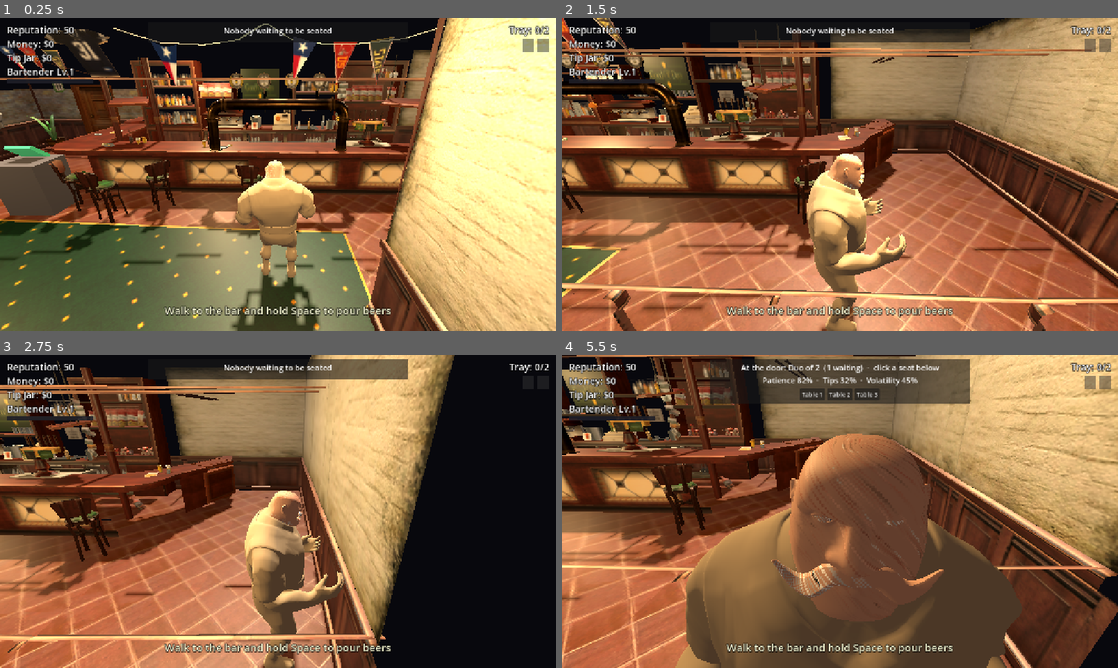
Above: before the commit, frames 1-4 (two rows, left to right).
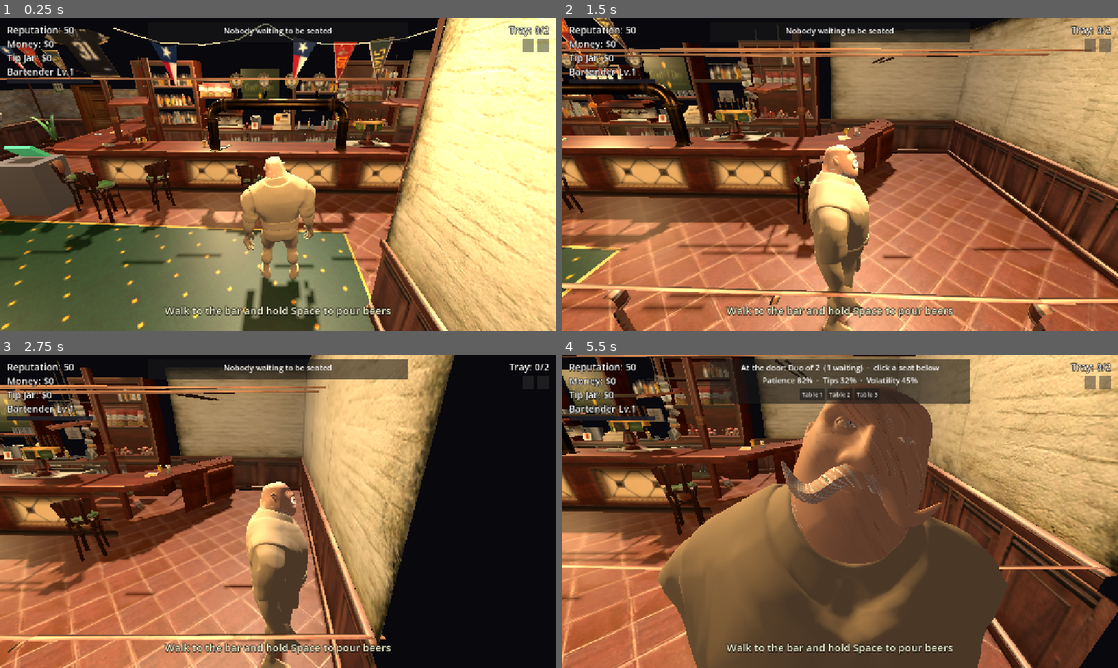
Above: after the commit, the same moments.

Repository: derrxb/puzzles
Game: Godot game, scene res://scenes/Main.tscn
The game is run twice, just before and just after one commit, with the same random seed, the same clock (stepped at 60 frames per second) and the same inputs.
Inputs (mouse positions are in pixels of both pictures, inside the frame that each line leads up to):
- Up to frame 1 (0.25 s): no input
- Up to frame 2 (1.5 s): tap Enter at 0.5 s; move the mouse to (962, 158) at 0.52 s; hold D (move_right) 0.53-1.25 s; hold Space (pour) 0.53-1.25 s; tap Q (dump) at 0.6 s; click (962, 158) at 0.67 s; drag from (728, 190) to (812, 237) at 1.27 s
- Up to frame 3 (2.75 s): move the mouse to (333, 442) at 2.02 s; hold D (move_right) from 2.03 s (still down); hold Space (pour) from 2.03 s (still down); tap Q (dump) at 2.1 s
- Up to frame 4 (5.5 s): release D (move_right) at 2.75 s; release Space (pour) at 2.75 s; drag from (812, 574) to (673, 464) at 2.77 s; tap A (move_left) at 3.5, 5 s; move the mouse to (1006, 558) at 3.52 s; hold A (move_left) 3.53-4.25 s; hold Space (pour) 3.53-4.25 s; drag from (673, 464) to (756, 433) at 4.27 s; move the mouse to (867, 511) at 5.02 s; hold S (move_down) from 5.03 s (still down); hold Space (pour) from 5.03 s (still down); tap Backspace at 5.1 s; click (867, 511) at 5.17 s

The runs differ from the first frame. In frame 1, 2.1% of the frame differs, in the area x 41-57%, y 44-100%; in frame 2, 3.4%; in frame 3, 2.9%; in frame 4, 17%, in the area x 17-83%, y 11-100%.

Commit message:
feat(character): plain idle/pour pose + face the bar when pouring; spill toast
- Arms-down Happy Idle when empty-handed or pouring (was holding an invisible tray)
- Carry pose only when actually holding beers; tray hidden otherwise
- Bartender turns to face the tap while pouring
- Toast notification when a pour overflows (poured too fast)

Co-Authored-By: Claude Opus 4.8 <noreply@anthropic.com>

Diff:
--- a/bar-rush/scripts/player.gd
+++ b/bar-rush/scripts/player.gd
@@ -88,10 +88,13 @@
 # flat colour because that download's body texture is corrupted.
 const BARTENDER := preload("res://assets/bartender_rigged/bartender.fbx")
 const BARTENDER_HEAD_TEX := preload("res://assets/bartender/textures/275e4ba0ff024a3ebfbf5e712c45975d_Headbust_Diff.png")
-# Carry clips: he always holds a tray, so idle = "Carrying tray" (standing with tray),
-# move = "Running with tray". (Plain idle/walk .fbx are still in anims/ if we want them.)
-const BARTENDER_IDLE := preload("res://assets/bartender_rigged/anims/carry_walk.fbx")
-const BARTENDER_WALK := preload("res://assets/bartender_rigged/anims/carry_run.fbx")
+# Four pose clips: plain idle/walk (arms down) for when his hands are empty or he's
+# pouring, and carry idle/move ("Carrying tray" / "Running with tray") when he's holding
+# beers on the tray.
+const BARTENDER_IDLE := preload("res://assets/bartender_rigged/anims/idle.fbx")
+const BARTENDER_WALK := preload("res://assets/bartender_rigged/anims/walk.fbx")
+const BARTENDER_CARRY_IDLE := preload("res://assets/bartender_rigged/anims/carry_walk.fbx")
+const BARTENDER_CARRY_WALK := preload("res://assets/bartender_rigged/anims/carry_run.fbx")
 @export var character_scale := 0.33           # taller (user: too short)
 # Feet-on-floor offset. MEASURED from the actual FOOT BONE in the carry pose (not the
 # bind-pose mesh AABB, which is ~0.7 too low and was floating him): the toe bone sits at
@@ -253,6 +256,8 @@
 	if _char_anim != null:
 		_add_clip(BARTENDER_IDLE, "idle", false)
 		_add_clip(BARTENDER_WALK, "walk", true)
+		_add_clip(BARTENDER_CARRY_IDLE, "carry_idle", false)
+		_add_clip(BARTENDER_CARRY_WALK, "carry_move", true)
 		_char_anim.play("idle")
 		_cur_anim = "idle"
 
@@ -300,10 +305,24 @@
 func _update_character_anim() -> void:
 	if _char_anim == null:
 		return
-	var want := "walk" if Vector2(velocity.x, velocity.z).length() > 0.3 else "idle"
+	var moving := Vector2(velocity.x, velocity.z).length() > 0.3
+	# Carry pose only when actually holding beers AND not pouring; otherwise plain pose
+	# (arms down) so he isn't holding an invisible tray.
+	var show_carry := _carrying_tray()
+	var want: String
+	if moving:
+		want = "carry_move" if show_carry else "walk"
+	else:
+		want = "carry_idle" if show_carry else "idle"
 	if want != _cur_anim:
 		_cur_anim = want
 		_char_anim.play(want, 0.2)
+
+
+# True when the bartender should be shown holding the tray: he has beers and isn't
+# mid-pour at the bar.
+func _carrying_tray() -> bool:
+	return not _tray.is_empty() and _beer_type == -1
 
 
 func _collect_meshes(n: Node) -> Array:
@@ -326,8 +345,8 @@
 func _update_tray_follow() -> void:
 	if _char == null:
 		return
-	$Hold.visible = not _tray.is_empty()
-	if _tray.is_empty():
+	$Hold.visible = _carrying_tray()        # hide when empty-handed or mid-pour
+	if not _carrying_tray():
 		return
 	var yaw := _char.global_rotation.y
 	var fwd := Vector3(sin(yaw), 0.0, cos(yaw))      # the model faces +Z at yaw 0
@@ -524,11 +543,18 @@
 
 	move_and_slide()
 
-	# Turn the bartender to face the way he's walking (the body/camera stay put). This
-	# is what makes movement read naturally instead of sliding sideways.
-	if _char != null and direction.length() > 0.1:
-		var target := atan2(direction.x, direction.z)
-		_char.global_rotation.y = lerp_angle(_char.global_rotation.y, target, clampf(delta * 8.0, 0.0, 1.0))
+	# Turn the bartender to face where he's walking; while pouring (standing at the bar)
+	# turn him to face the tap so the pour reads right.
+	if _char != null:
+		var face_dir := Vector2.ZERO
+		if direction.length() > 0.1:
+			face_dir = Vector2(direction.x, direction.z)
+		elif _beer_type != -1:
+			var to_tap := _active_tap_world - _char.global_position
+			face_dir = Vector2(to_tap.x, to_tap.z)
+		if face_dir.length() > 0.1:
+			var target := atan2(face_dir.x, face_dir.y)
+			_char.global_rotation.y = lerp_angle(_char.global_rotation.y, target, clampf(delta * 8.0, 0.0, 1.0))
 
 
 # ------------------------------------------------------------------------------
@@ -562,6 +588,9 @@
 		_foam = CAPACITY - _liquid
 		_pour_locked = true                         # re-press to pour a fresh one
 		_report_reset()                             # a spill breaks the combo
+		var ui := get_tree().get_first_node_in_group("ui")
+		if ui != null and ui.has_method("show_toast"):
+			ui.show_toast("Overflowed! Too much foam — press %s to toss it" % _hint_dump)
 	return true
 
 
Not shown, changed: bar-rush/export_presets.cfg
Not shown, changed: docs/index.pck
